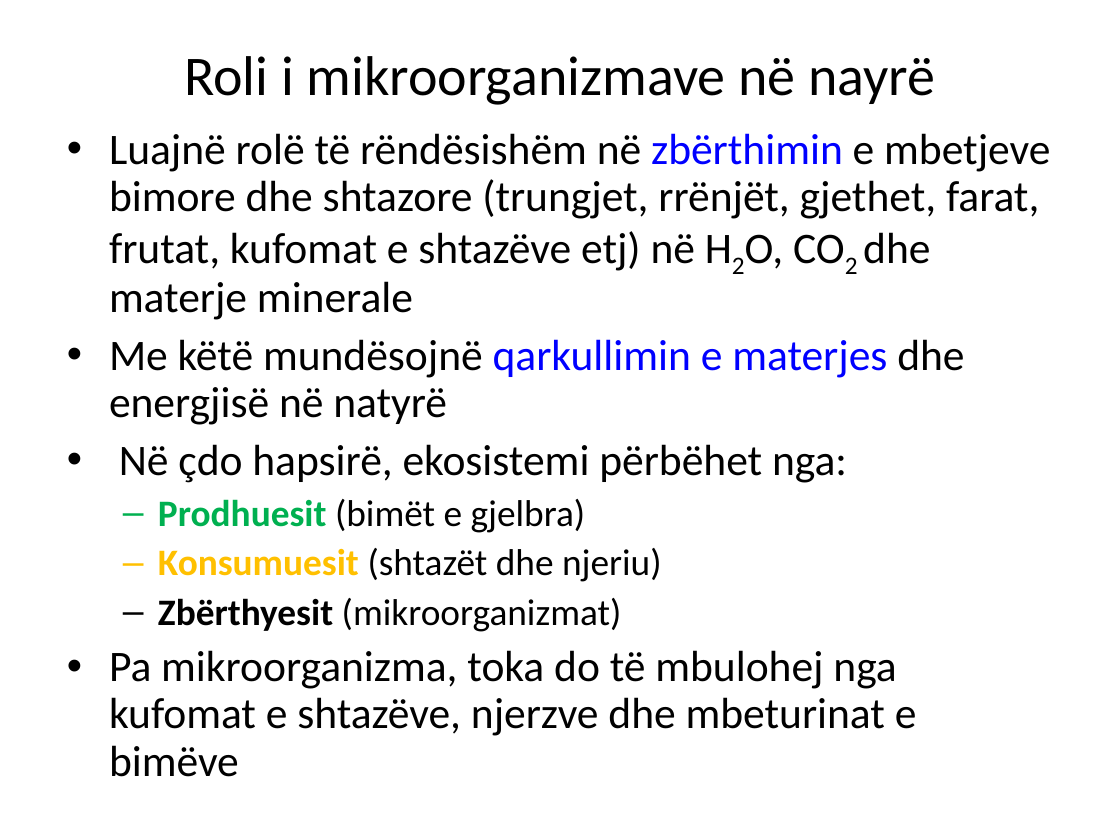
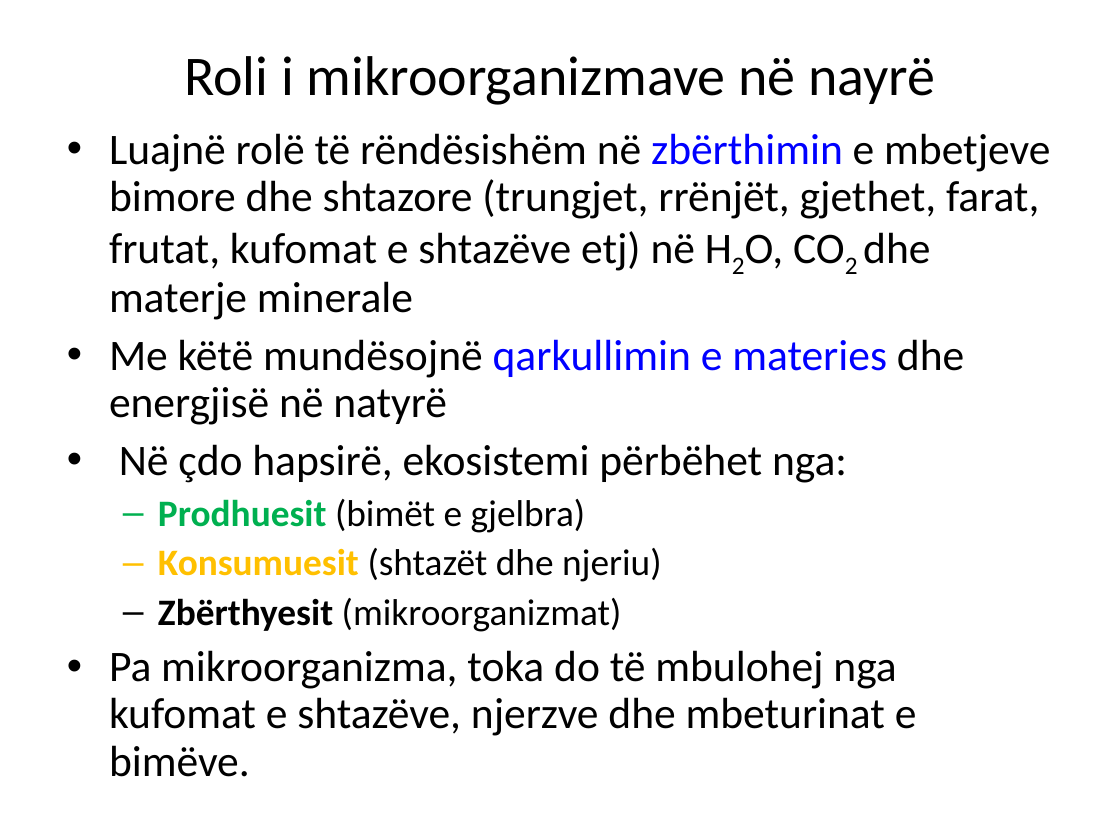
Before and after one commit to biologjia-aplikative/Biologjia-Aplikative, a slide deck: slide 21 of materiale/Klasa 11/2. BAKTERIET.ppt. Drawn at 1120x840 pixels with LibreOffice and Linux fonts; fonts in the diff are those of the drawing. Boxes give left, top, right and bottom in pixels: in the first picture for what was removed or moved away, otherwise in the second. Text is boxed around its words. In the diff, an @@ line names an element or a change of style, - is before the commit and + after.

```diff
--- a/materiale/Klasa 11/2. BAKTERIET.ppt
+++ b/materiale/Klasa 11/2. BAKTERIET.ppt
@@ text at [109,339,964,425]: text changed @@
-• Me këtë mundësojnë qarkullimin e materjes dhe energjisë në natyrë
+• Me këtë mundësojnë qarkullimin e materies dhe energjisë në natyrë
@@ text at [109,650,917,777]: text changed @@
-• Pa mikroorganizma, toka do të mbulohej nga kufomat e shtazëve, njerzve dhe mbeturinat e bimëve
+• Pa mikroorganizma, toka do të mbulohej nga kufomat e shtazëve, njerzve dhe mbeturinat e bimëve.
```
Also in this commit, not shown: 20 other slides changed, 16 other files.
